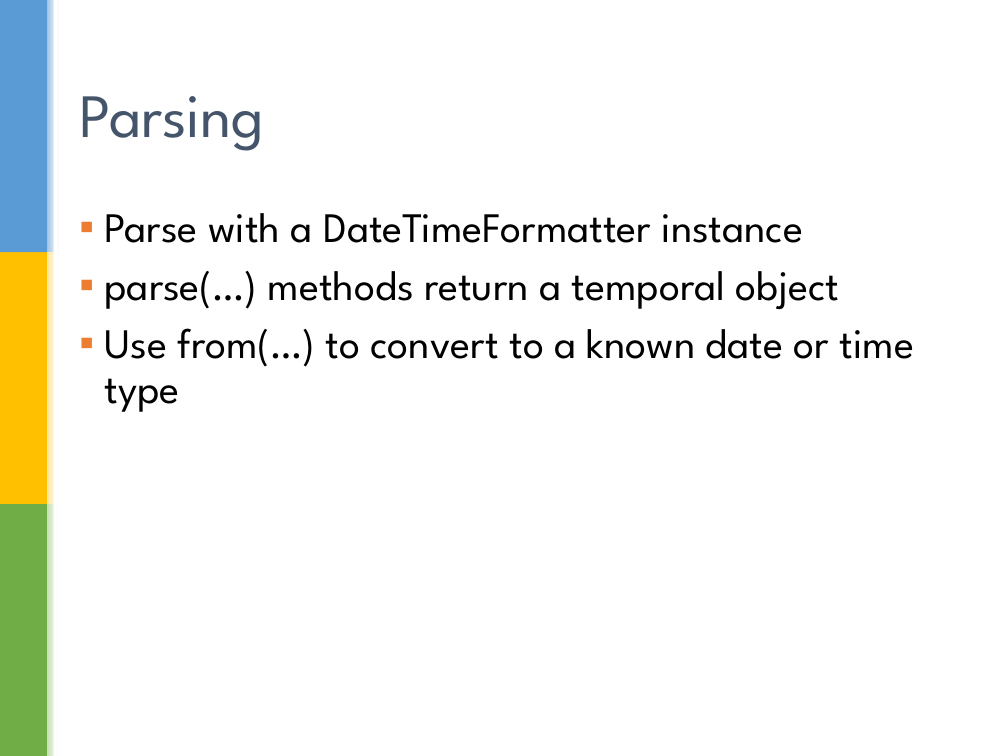
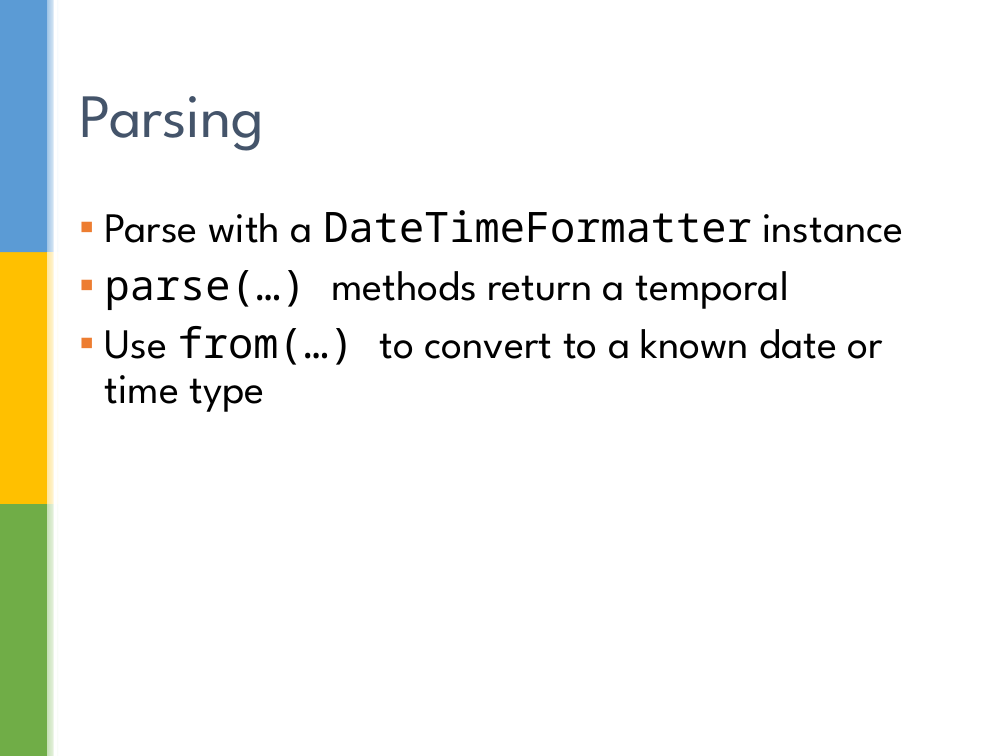
Before and after one commit to sualeh/make-a-date, a slide deck: slide 37 of Java 8 Date and Time API.pptx. Drawn at 1008x756 pixels with LibreOffice and Linux fonts; fonts in the diff are those of the drawing; background and template pictures are left out. Boxes give left, top, right and bottom in pixels: in the first picture for what was removed or moved away, otherwise in the second. Text is boxed around its words. In the diff, an @@ line names an element or a change of style, - is before the commit and + after.

```diff
--- a/Java 8 Date and Time API.pptx
+++ b/Java 8 Date and Time API.pptx
@@ text at bbox=[105, 210, 903, 412]: font League Spartan to Noto Sans Mono in "DateTimeFormatter", "from(…)" @@
@@ text at bbox=[105, 270, 789, 310]: text changed @@
-▪ parse(…) methods return a temporal object
+▪ parse(…) methods return a temporal
```
Also in this commit, not shown: 24 other slides changed, 1 slide added, 1 slide removed.
